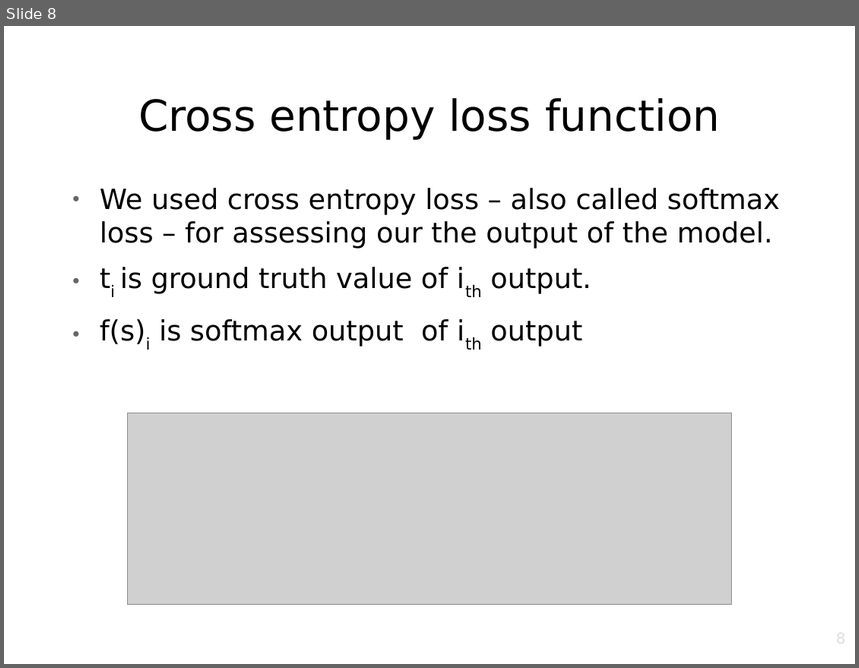
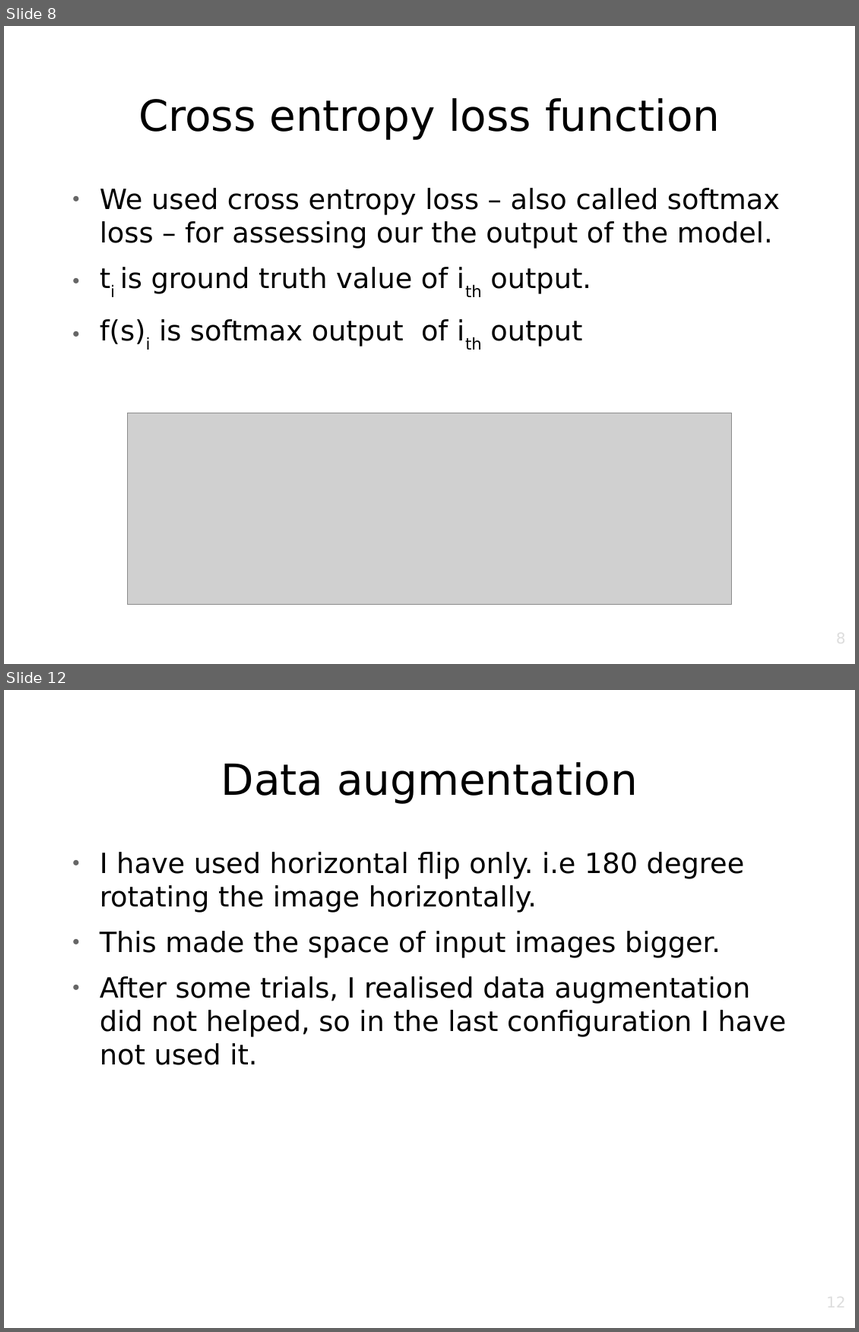
Before and after one commit to srknzl/cmpe462-project, a slide deck: Presentation.odp. Shown one above the other, each under a label of ours: slide 8 before the commit, slides 8 and 12 after it; the slides between them are not shown. The pictures are 859x668 and 859x1332 pixels, drawn with LibreOffice and Linux fonts; fonts in the diff are those of the drawing; grey boxes stand for pictures; background and template pictures are left out. Boxes give left, top, right and bottom in pixels: in the first picture for what was removed or moved away, otherwise in the second. Text is boxed around its words. In the diff, an @@ line names an element or a change of style, - is before the commit and + after.

```diff
--- a/Presentation.odp
+++ b/Presentation.odp
@@ slide 12 added at [4,690,855,1328], background picture (left out) @@
@@ title added at [221,762,638,804], 40 pt, text #000000 @@
+Data augmentation
@@ text added at [100,852,787,1065], 26 pt, text #000000 @@
+● I have used horizontal flip only. i.e 180 degree rotating the image horizontally.
+● This made the space of input images bigger.
+● After some trials, I realised data augmentation did not helped, so in the last configuration I have not used it.
@@ page number added at [648,1294,847,1328], 14 pt, text #DDDDDD @@
+12
```
Also in this commit, not shown: 9 slides changed, 5 other slides added, 1 slide removed, 5 other files.
